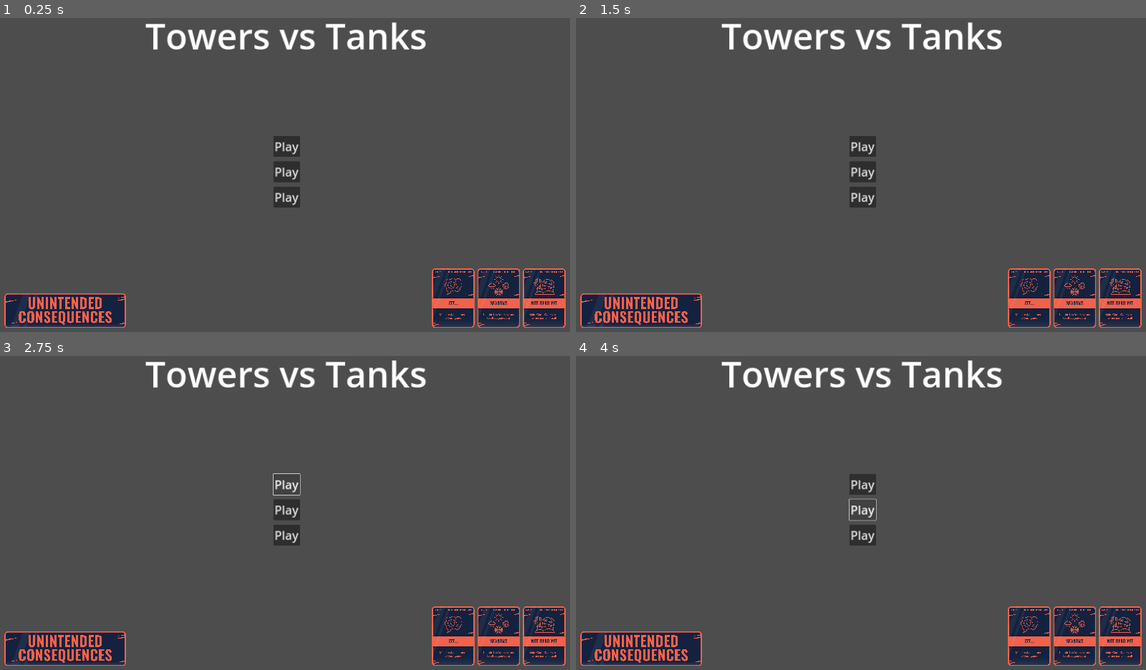
Above: before the commit, frames 1-4 (two rows, left to right).
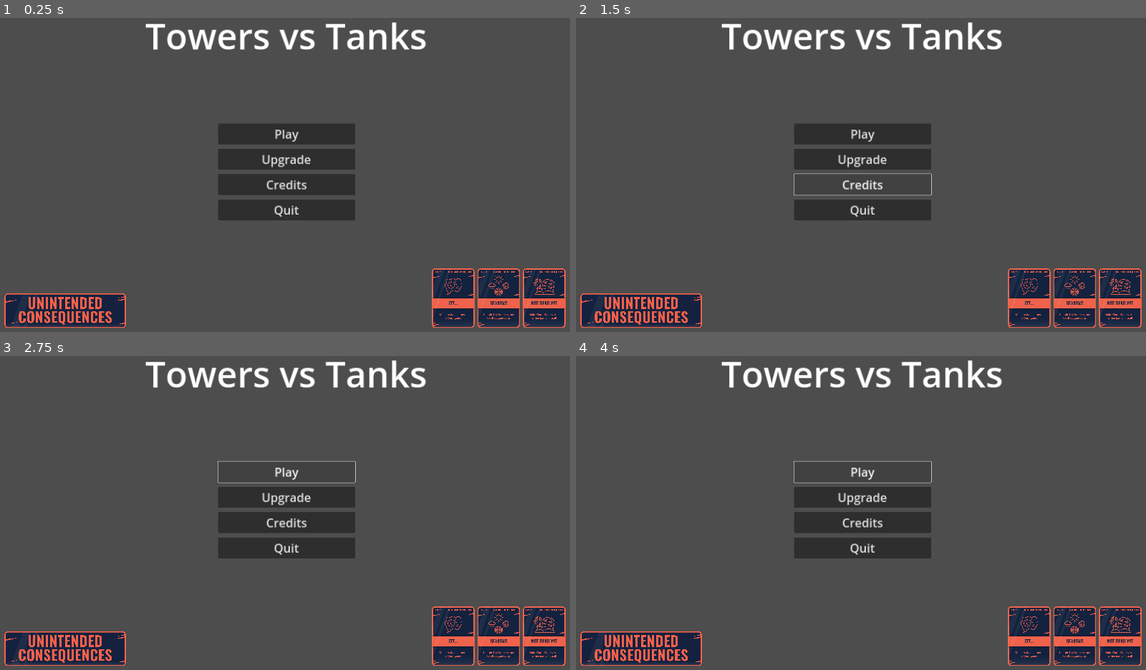
Above: after the commit, the same moments.

Repository: sessokosga/Towers-vs-Tanks
Game: Godot game, scene res://home.tscn
Two runs of this game, one before a commit and one after it. Both use one fixed random seed, a clock stepped at 60 frames per second and the inputs below.
Inputs (mouse positions are in pixels of both pictures, inside the frame that each line leads up to):
- Up to frame 1 (0.25 s): no input
- Up to frame 2 (1.5 s): click (861, 159) at 0.5 s, where only the run after the commit has a clickable "Upgrade"; click (861, 184) at 1.25 s, where only the run after the commit has a clickable "Credits"
- Up to frame 3 (2.75 s): click "Play" at 2 s
- Up to frame 4 (4 s): click "Play" at 2.75 s; click "Play" at 3.5 s

The runs differ from the first frame. In frame 1, 5.8% of the frame differs, in the area x 38-63%, y 33-65%; in frame 2, 4.7%; in frame 3, 4.6%; in frame 4, 4.6%.

Commit message:
feat (ui): Added a home screen

Diff:
--- a/home.tscn
+++ b/home.tscn
@@ -43,15 +43,16 @@
 vertical_alignment = 1
 
 [node name="VBoxContainer" type="VBoxContainer" parent="."]
+custom_minimum_size = Vector2(450, 0)
 layout_mode = 1
 anchors_preset = 8
 anchor_left = 0.5
 anchor_top = 0.5
 anchor_right = 0.5
 anchor_bottom = 0.5
-offset_left = -44.0
+offset_left = -229.5
 offset_top = -120.0
-offset_right = 44.0
+offset_right = 229.5
 offset_bottom = 120.0
 grow_horizontal = 2
 grow_vertical = 2
@@ -63,14 +64,40 @@
 theme_override_font_sizes/font_size = 40
 text = "Play"
 
-[node name="Play2" type="Button" parent="VBoxContainer"]
+[node name="Upgrade" type="Button" parent="VBoxContainer"]
 custom_minimum_size = Vector2(0, 70)
 layout_mode = 2
 theme_override_font_sizes/font_size = 40
-text = "Play"
+text = "Upgrade"
 
-[node name="Play3" type="Button" parent="VBoxContainer"]
+[node name="Credits" type="Button" parent="VBoxContainer"]
 custom_minimum_size = Vector2(0, 70)
 layout_mode = 2
 theme_override_font_sizes/font_size = 40
-text = "Play"
+text = "Credits"
+
+[node name="Quit" type="Button" parent="VBoxContainer"]
+custom_minimum_size = Vector2(0, 70)
+layout_mode = 2
+theme_override_font_sizes/font_size = 40
+text = "Quit"
+
+[node name="LoadingScreen" type="CanvasLayer" parent="."]
+unique_name_in_owner = true
+visible = false
+
+[node name="ColorRect" type="ColorRect" parent="LoadingScreen"]
+anchors_preset = 15
+anchor_right = 1.0
+anchor_bottom = 1.0
+grow_horizontal = 2
+grow_vertical = 2
+color = Color(0.162066, 0.162066, 0.162066, 1)
+
+[node name="Label" type="Label" parent="LoadingScreen"]
+offset_left = 106.0
+offset_top = 925.0
+offset_right = 168.0
+offset_bottom = 948.0
+theme_override_font_sizes/font_size = 40
+text = "Loading..."
